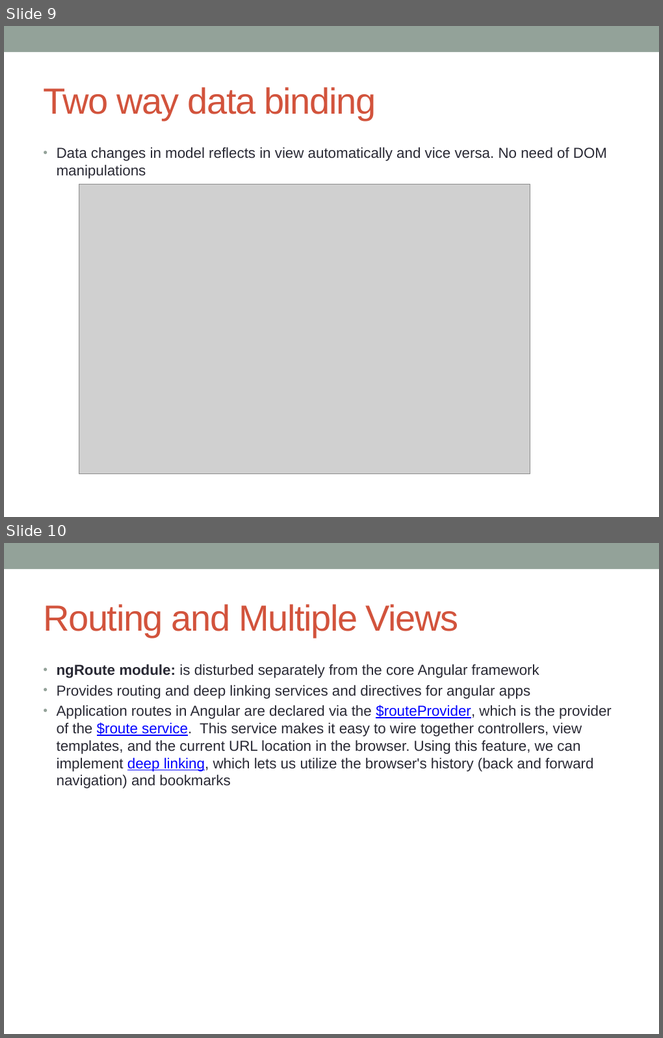
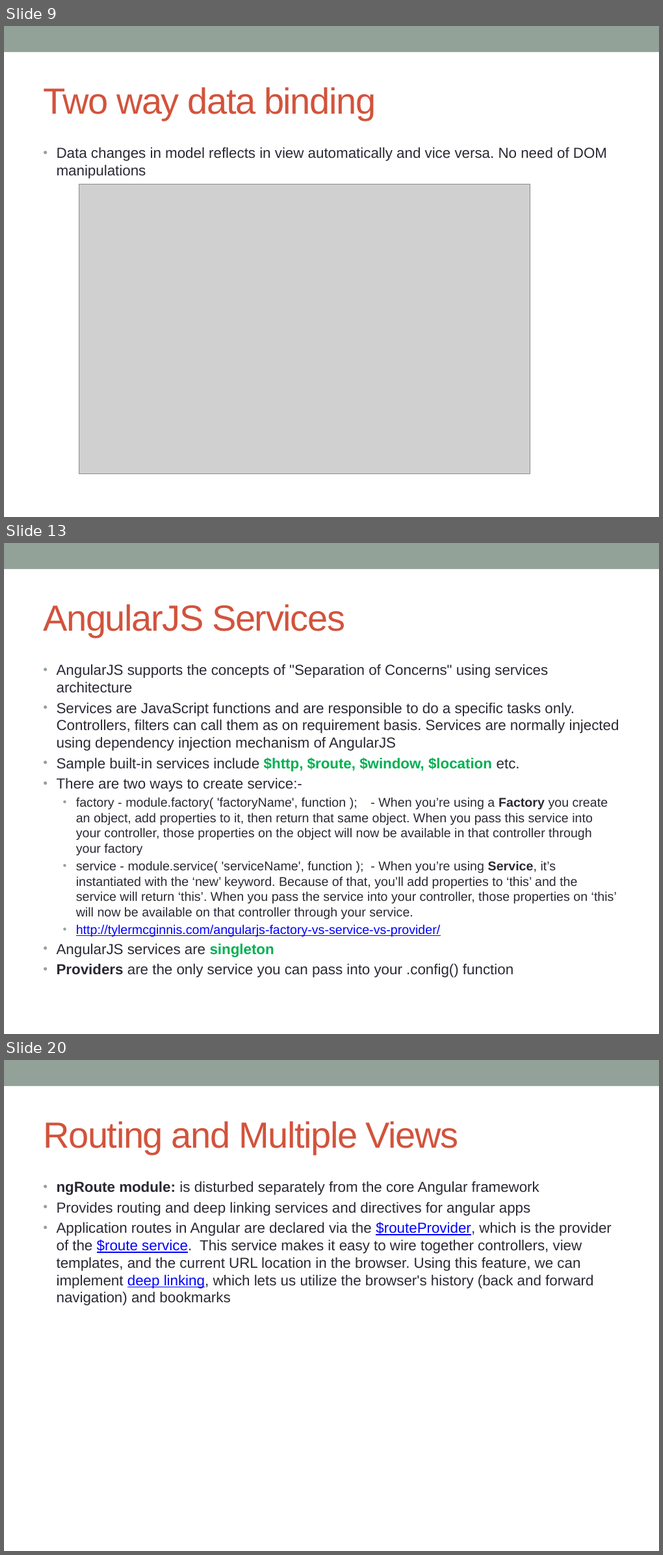
Before and after one commit to notionquest/ProjectDocumentation, a slide deck: AngularJS.pptx. Shown one above the other, each under a label of ours: slides 9 and 10 before the commit, slides 9, 13 and 20 after it; the slides between them are not shown. The pictures are 663x1038 and 663x1555 pixels, drawn with LibreOffice and Linux fonts; fonts in the diff are those of the drawing; grey boxes stand for pictures. Boxes give left, top, right and bottom in pixels: in the first picture for what was removed or moved away, otherwise in the second. Text is boxed around its words. In the diff, an @@ line names an element or a change of style, - is before the commit and + after.

Commit message:
AngularJS added more contents

```diff
--- a/AngularJS.pptx
+++ b/AngularJS.pptx
@@ slide 13 added at [4, 543, 659, 1034], background #FFFFFF; not listed: 1 template element that a slide beside it also shows @@
@@ title added at [43, 604, 345, 637], 40 pt, text #D2533C @@
+AngularJS Services
@@ text added at [57, 664, 620, 978], 14 pt, text #292934 @@
+• AngularJS supports the concepts of "Separation of Concerns" using services architecture
+• Services are JavaScript functions and are responsible to do a specific tasks only. Controllers, filters can call them as on requirement basis. Services are normally injected using dependency injection mechanism of AngularJS
+• Sample built-in services include $http, $route, $window, $location etc.
+• There are two ways to create service:-
+  • factory - module.factory( 'factoryName', function ); - When you’re using a Factory you create an object, add properties to it, then return that same object. When you pass this service into your controller, those properties on the object will now be available in that controller through your factory
+  • service - module.service( 'serviceName', function ); - When you’re using Service, it’s instantiated with the ‘new’ keyword. Because of that, you’ll add properties to ‘this’ and the service will return ‘this’. When you pass the service into your controller, those properties on ‘this’ will now be available on that controller through your service.
+  • http://tylermcginnis.com/angularjs-factory-vs-service-vs-provider/
+• AngularJS services are singleton
+• Providers are the only service you can pass into your .config() function
@@ what was slide 10 is now slide 20 @@
```
Also in this commit, not shown: 2 slides changed, 11 other slides added.
